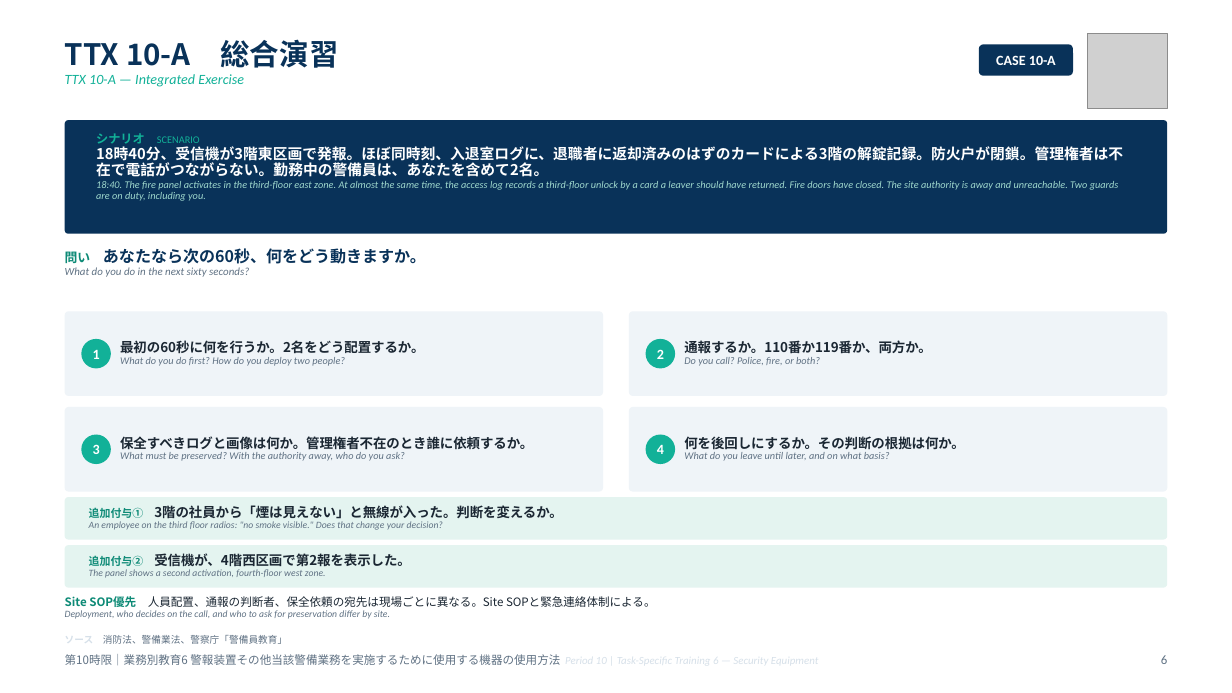
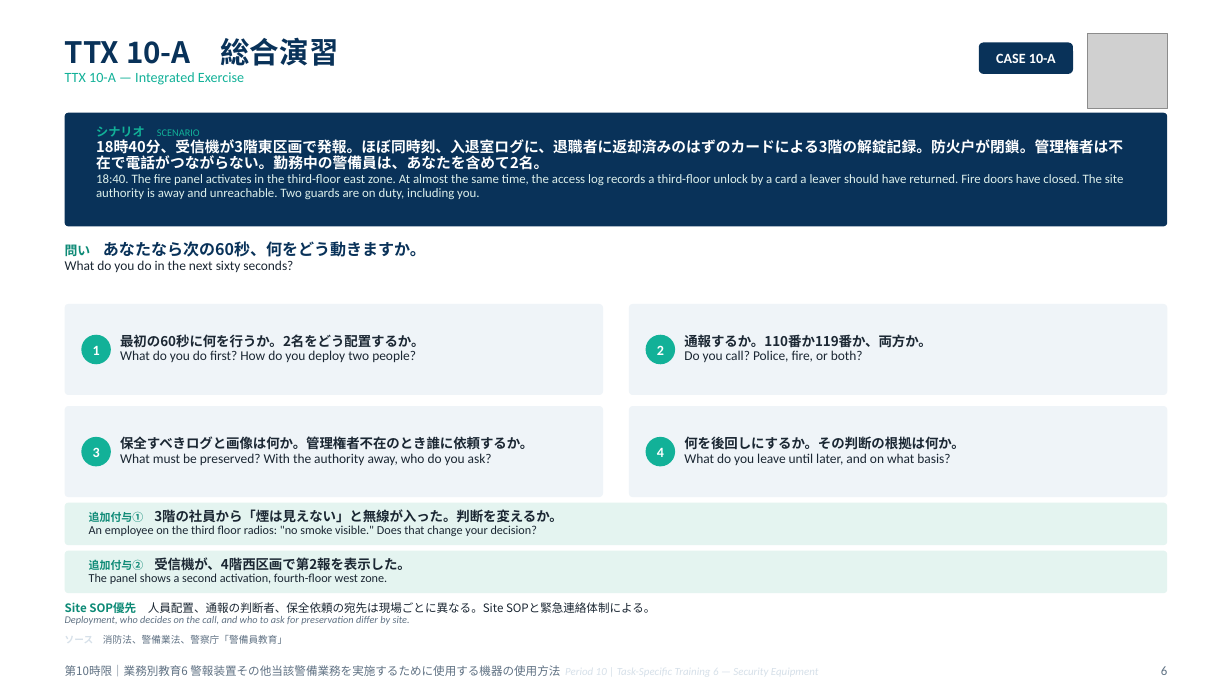
Before and after one commit to hrsmhiroshi-cpu/Training-, a slide deck: slide 6 of decks/06_10限_機器と総括.pptx. Drawn at 1232x693 pixels with LibreOffice and Linux fonts; fonts in the diff are those of the drawing; grey boxes stand for pictures. Boxes give left, top, right and bottom in pixels: in the first picture for what was removed or moved away, otherwise in the second. Text is boxed around its words. In the diff, an @@ line names an element or a change of style, - is before the commit and + after.

```diff
--- a/decks/06_10限_機器と総括.pptx
+++ b/decks/06_10限_機器と総括.pptx
@@ text at [65,72,244,85]: italic off in "TTX 10-A — Integrated Exercise" @@
@@ 3 texts, 2 ellipses, 1 rounded rectangle: place and size @@
-3 texts, 2 ellipses, 1 rounded rectangle at [65,120,1167,369]
+3 texts, 2 ellipses, 1 rounded rectangle at [65,113,1167,364]
@@ text at [96,174,1123,199]: size 8 to 10 pt, text colour #9FD8CD to #DCEFEB, italic off in "18:40. The fire panel activates in the ..." @@
@@ text at [65,260,293,272]: size 8.5 to 10.5 pt, text colour #5F7183 to #1B2733, italic off in "What do you do in the next ..." @@
@@ text "問い あなたなら次の60秒、何をどう動きますか。": place and size @@
-text "問い あなたなら次の60秒、何をどう動きますか。" at [65,248,426,277]
+text "問い あなたなら次の60秒、何をどう動きますか。" at [65,241,426,272]
@@ rounded rectangle: place and size @@
-rounded rectangle at [65,311,604,396]
+rounded rectangle at [65,304,604,395]
@@ proportions changed in 4 elements at [65,406,604,496], [629,406,1168,496], [65,304,604,395], [629,304,1168,395] @@
@@ rounded rectangle: place and size @@
-rounded rectangle at [629,311,1168,396]
+rounded rectangle at [629,304,1168,395]
@@ text at [120,350,416,362]: size 8 to 10.5 pt, text colour #5F7183 to #1B2733, italic off in "What do you do first? How do ..." @@
@@ text at [684,350,863,362]: size 8 to 10.5 pt, text colour #5F7183 to #1B2733, italic off in "Do you call? Police, fire, or both?" @@
@@ text at [120,453,492,465]: size 8 to 10.5 pt, text colour #5F7183 to #1B2733, italic off in "What must be preserved? With the authority ..." @@
@@ text at [684,453,950,465]: size 8 to 10.5 pt, text colour #5F7183 to #1B2733, italic off in "What do you leave until later, and ..." @@
@@ rounded rectangle: place and size @@
-rounded rectangle at [65,497,1167,540]
+rounded rectangle at [65,503,1167,545]
@@ text at [89,525,537,536]: size 7.5 to 9.5 pt, text colour #5F7183 to #1B2733, italic off in "An employee on the third floor radios: ..." @@
@@ rounded rectangle: place and size @@
-rounded rectangle at [65,545,1167,588]
+rounded rectangle at [65,551,1167,593]
@@ text at [89,573,387,584]: size 7.5 to 9.5 pt, text colour #5F7183 to #1B2733, italic off in "The panel shows a second activation, fourth-floor ..." @@
@@ text at [65,616,410,625]: size 7.5 to 8 pt in "Deployment, who decides on the call, and ..." @@
@@ text "第10時限｜業務別教育6 警報装置その他当該警備業務を実施するために使用する機器の使用方法 Period 10 | ...": place and size @@
-text "第10時限｜業務別教育6 警報装置その他当該警備業務を実施するために使用する機器の使用方法 Period 10 | ..." at [65,654,560,665]
+text "第10時限｜業務別教育6 警報装置その他当該警備業務を実施するために使用する機器の使用方法 Period 10 | ..." at [65,665,560,676]
@@ text "6": place and size @@
-text "6" at [1161,655,1167,664]
+text "6" at [1161,666,1167,675]
```
Also in this commit, not shown: 14 other slides changed, 7 other files.
